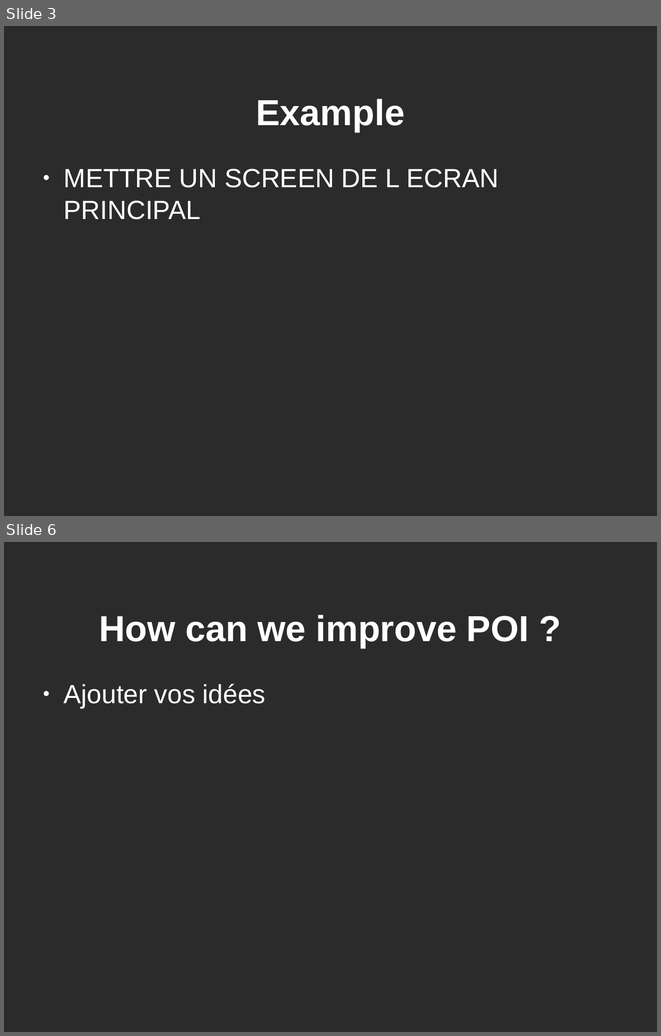
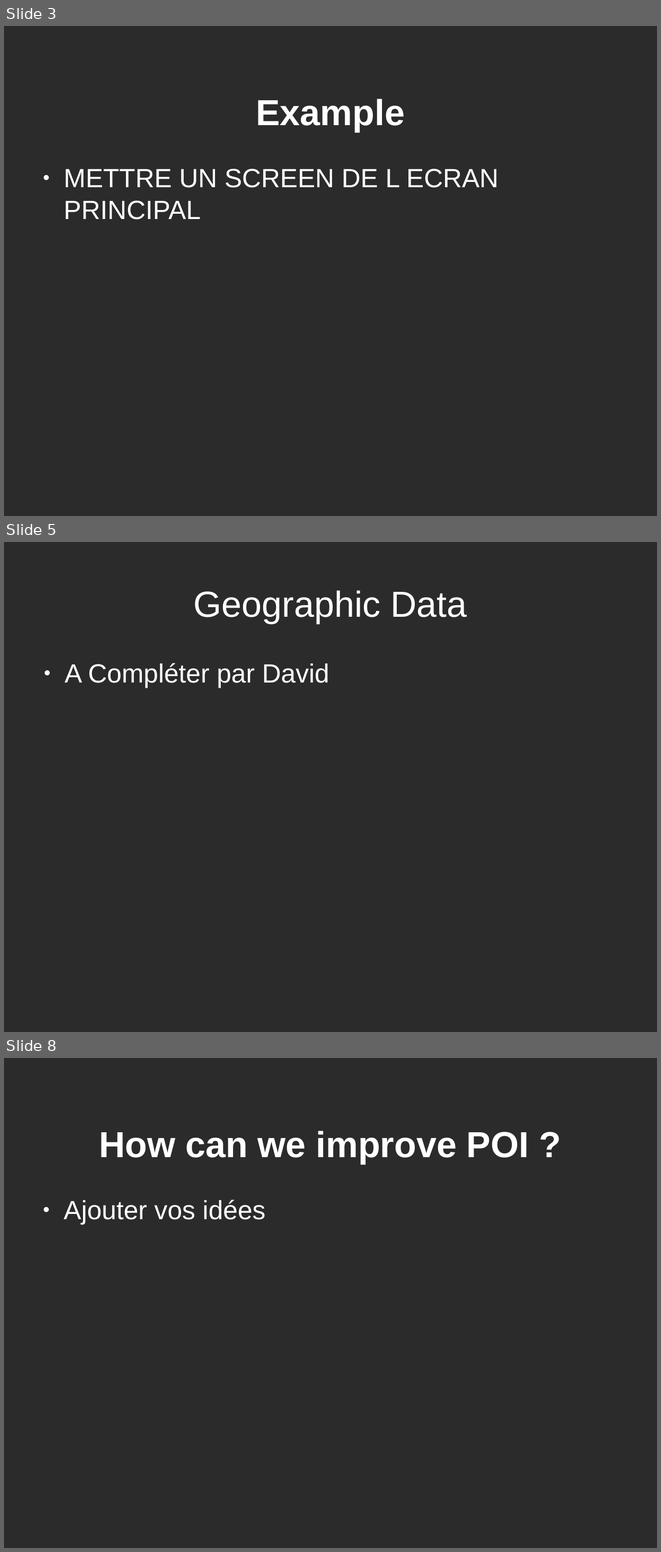
Before and after one commit to dducry/POI, a slide deck: presentationProjetSMS.odp. Shown one above the other, each under a label of ours: slides 3 and 6 before the commit, slides 3, 5 and 8 after it; the slides between them are not shown. The pictures are 661x1036 and 661x1552 pixels, drawn with LibreOffice and Linux fonts; fonts in the diff are those of the drawing; background and template pictures are left out; a plain dark background stands for a picture behind light text. Boxes give left, top, right and bottom in pixels: in the first picture for what was removed or moved away, otherwise in the second. Text is boxed around its words. In the diff, an @@ line names an element or a change of style, - is before the commit and + after.

```diff
--- a/presentationProjetSMS.odp
+++ b/presentationProjetSMS.odp
@@ slide 5 added at [4, 542, 657, 1032], background picture (left out) @@
@@ title added at [194, 590, 467, 623], 44 pt, text #FFFFFF @@
+Geographic Data
@@ text added at [64, 663, 329, 688], 32 pt, text #FFFFFF @@
+● A Compléter par David
@@ what was slide 6 is now slide 8 @@
```
Also in this commit, not shown: 3 slides changed, 1 other slide added.
